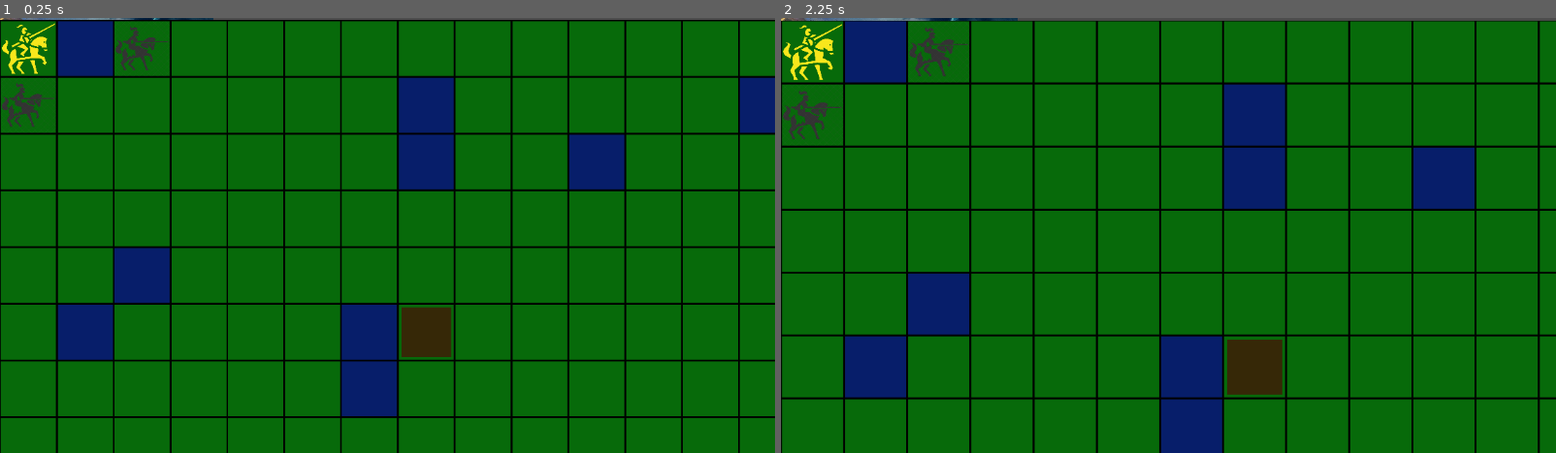
Above: before the commit, frames 1-2 (left to right).
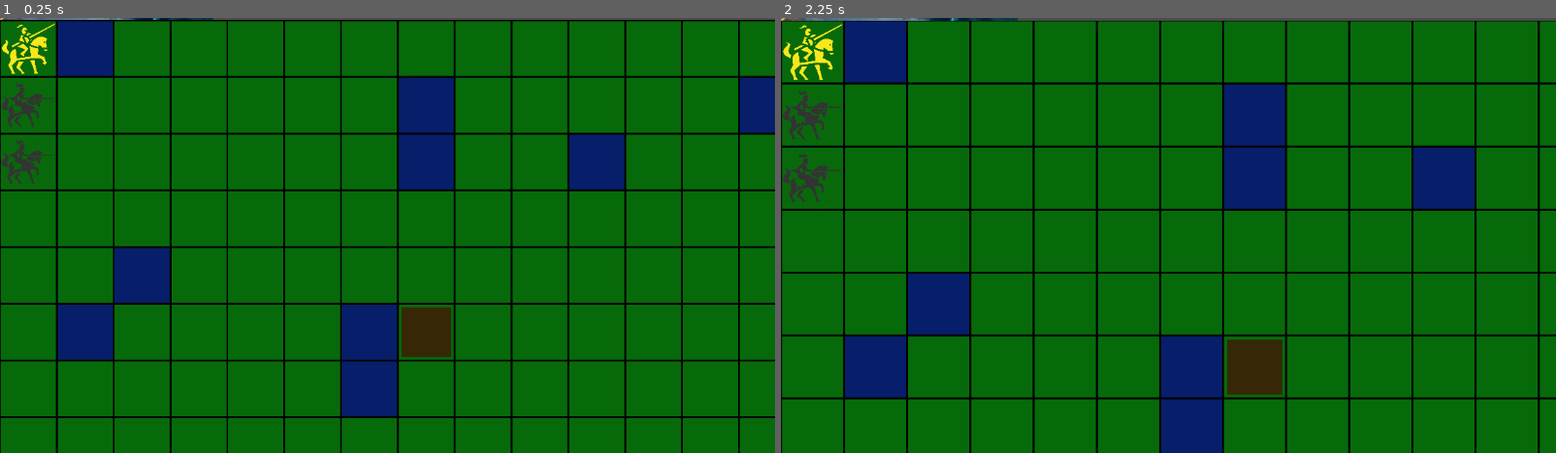
Above: after the commit, the same moments.

Repository: alexloomis/gloria
Game: Godot game, scene res://map/battle.tscn
Same seed, same stepped clock (60 frames per second), same inputs: the game is played once before the commit and once after it. The project has no main scene, so this scene is started directly.
Inputs (mouse positions are in pixels of both pictures, inside the frame that each line leads up to):
- Up to frame 1 (0.25 s): no input
- Up to frame 2 (2.25 s): tap Enter at 0.5, 2 s; move the mouse to (1339, 213) at 0.52 s; click (1339, 213) at 0.6 s; tap Space at 1.25 s; move the mouse to (1013, 257) at 1.27 s; right-click (1013, 257) at 1.35 s; click (1013, 257) at 1.42 s; move the mouse to (1246, 139) at 2.02 s; hold Mouse wheel up (zoom_in) from 2.03 s (still down); click (1246, 139) at 2.17 s

The runs differ from the first frame. In frame 1, 0.4% of the frame differs, in the area x 0-22%, y 2-39%; in frame 2, 0.5%, in the area x 0-25%, y 2-43%.

Commit message:
paths now move in single time-increment steps

Diff:
--- a/entity/unit/leader/leader.gd
+++ b/entity/unit/leader/leader.gd
@@ -69,24 +69,22 @@
 	for time in speed:
 		var done: bool = true
 		if paths[0].size() > 1:
-			var coord: Vector3i = paths[0][0]
-			if time == coord.z:
-				paths[0].remove_at(0)
-				var new_coord: Vector3i = paths[0][0]
-				move_adjacent(Util.project(new_coord))
-				@warning_ignore("unsafe_call_argument")
-				if not Util.project(paths[0][-1]) == cell:
-					done = false
+			var coord: Vector2i = paths[0][0]
+			paths[0].remove_at(0)
+			var new_coord: Vector2i = paths[0][0]
+			move_adjacent(new_coord)
+			@warning_ignore("unsafe_call_argument")
+			if not paths[0][-1] == cell:
+				done = false
 		for idx in range(1, followers.size() + 1):
 			if paths[idx].size() > 1:
-				var coord: Vector3i = paths[idx][0]
-				if time == coord.z:
-					paths[idx].remove_at(0)
-					var new_coord: Vector3i = paths[idx][0]
-					followers[idx-1].move_adjacent(Util.project(new_coord))
-					@warning_ignore("unsafe_call_argument")
-					if not Util.project(paths[idx][-1]) == followers[idx-1].cell:
-						done = false
+				var coord: Vector2i = paths[idx][0]
+				paths[idx].remove_at(0)
+				var new_coord: Vector2i = paths[idx][0]
+				followers[idx-1].move_adjacent(new_coord)
+				@warning_ignore("unsafe_call_argument")
+				if not paths[idx][-1] == followers[idx-1].cell:
+					done = false
 		if not done:
 			await get_tree().create_timer(0.3).timeout
 	available = true
--- a/entity/unit/virtual_unit.gd
+++ b/entity/unit/virtual_unit.gd
@@ -7,7 +7,7 @@
 var cell: Vector2i
 var target: Vector2i
 var idx: int
-var path: Array[Vector3i]
+var path: Array[Vector2i]
 
 func _init() -> void:
 	path = []
--- a/map/battle.tscn
+++ b/map/battle.tscn
@@ -12,7 +12,7 @@
 
 [sub_resource type="Resource" id="Resource_c4pa7"]
 script = ExtResource("5_wa8g8")
-depth = 3
+depth = 1
 spread = 0
 mirror = false
 rotation = 0
@@ -60,6 +60,9 @@
 follower_data = Dictionary[PackedScene, int]({
 ExtResource("5_anury"): 2
 })
+terrain_data = Dictionary[int, int]({
+1: 2
+})
 
 [node name="FollowsCamera" type="CanvasLayer" parent="."]
 
--- a/map/grid/navigator.gd
+++ b/map/grid/navigator.gd
@@ -88,17 +88,6 @@
 			distances[unit].erase(chosen_target)
 		chosen_unit.target = chosen_target
 
-func find_paths(to: Vector2i) -> Array[Array]:
-	var targets: Array[Vector2i] = _targets(to)
-	units[0].target = targets[0]
-	_assign_targets(units.slice(1), targets.slice(1))
-	var paths: Array[Array]
-	for unit in units:
-		var path: Array[Vector3i] = pf.find_path(unit.cell, unit.target, speed)
-		paths.append(path)
-		pf.reserve_path(path, speed)
-	return paths
-
 # Good enough for prototyping. Rewrite nicely in Rust later
 func find_nonempty_paths(to: Vector2i) -> Array[Array]:
 	var targets: Array[Vector2i] = _targets(to)
@@ -119,10 +108,10 @@
 
 	for try in range(10):
 		for unit in units:
-			var path: Array[Vector3i] = pf.find_path(unit.cell, unit.target, speed)
+			var path: Array[Vector2i] = pf.find_path(unit.cell, unit.target, speed)
 			if not path.is_empty():
 				unit.path = path
-				pf.reserve_path(path, speed)
+				pf.reserve_path(path)
 			else:
 				units.erase(unit)
 				units.push_front(unit)
--- a/map/grid/pathfinder.gd
+++ b/map/grid/pathfinder.gd
@@ -144,29 +144,28 @@
 	path.reverse()
 	return path
 
-# Shouldn't depend on total_time
-func reserve_path(path: Array[Vector3i], total_time: int) -> void:
-	for v: Vector3i in path.slice(1):
-		var cell: Vector2i = Util.project(v)
-		var delta: int = cost(cell)
-		for time in range(v.z - delta + 1, v.z + 1):
-			reserve(cell, time)
-	if path:
-		for time in range(path[-1].z + 1, total_time + 1):
-			reserve(Util.project(path[-1]), time)
-	else:
-		print("Empty path")
+func reserve_path(path: Array[Vector2i]) -> void:
+	for time in path.size():
+		reserve(path[time], time)
 
 # Clears ALL reservations, even at other times!
-func release_path(path: Array[Vector3i]) -> void:
+func release_path(path: Array[Vector2i]) -> void:
 	for v in path:
-		_cells[Util.project(v)].block_times.clear()
+		_cells[v].block_times.clear()
+
+func _unfold_path(path: Array[Vector3i]) -> Array[Vector2i]:
+	var out: Array[Vector2i] = []
+	var last_time: int = -1
+	for cell in path:
+		for i in cell.z - last_time:
+			out.append(Util.project(cell))
+	return out
 
 # Find a path from -> to, stopping part-way if total time is exceeded. Reserve the path
-func find_path(from: Vector2i, to: Vector2i, total_time: int) -> Array[Vector3i]:
+func find_path(from: Vector2i, to: Vector2i, total_time: int) -> Array[Vector2i]:
 	var path: Array[Vector3i] = _find_path(from, to, total_time)
 	var on_time: Callable = func(v3: Vector3i) -> bool:
 		return v3.z <= total_time
 	path = path.filter(on_time)
 #	_reserve_path(path, total_time)
-	return path
+	return _unfold_path(path)
